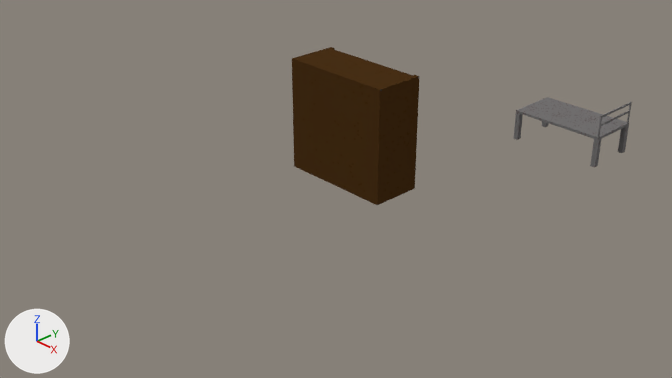
One commit to the Blender file models/blender/admin_room.blend: the scene before it, then after it.
Camera for both pictures: the file's camera 'Camera'. The lights are fixed; the arrows at lower left show +X, +Y and +Z.
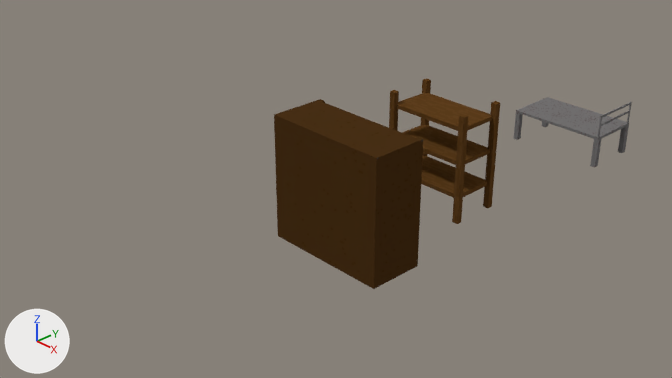
Boxes [x1, y1, x2, y2] around the edits, measured in the pictures (672 x 378 px):
```json
{"object": "Cube", "change": "moved", "before": [292, 47, 419, 205], "after": [274, 99, 423, 289]}
{"object": "shelf_storage", "change": "added", "after": [389, 78, 500, 224], "on screen": "brown"}
```

Edits to the scene script, one JSON object a line:
```json
{"op": "add", "block": "img_shelf_storage_uv", "code": ["img_shelf_storage_uv = load_image('shelf_storage_uv', 'shelf_storage_uv.png', 128, 128, 'sRGB')"]}
{"op": "add", "block": "mat_material_002", "code": ["mat_material_002 = principled_material('Material.002')", "mat_material_002.texture = img_shelf_storage_uv", "mat_material_002.specular_ior_level = 0.0"]}
{"op": "add", "block": "me_cube_006", "code": ["me_cube_006 = bpy.data.meshes.new('Cube.006')", "me_cube_006.from_pydata(...)  # a box spanning x -0.5..0.5, y -0.27..0.27, z -0.03..0.03; a box spanning x 0.47..0.54, y 0.24..0.31, z -0.38..1.22; a box spanning x 0.47..0.54, y -0.3..-0.23, z -0.38..1.21; a box spanning x -0.54..-0.47, y 0.24..0.31, z -0.38..1.22; a box spanning x -0.54..-0.47, y -0.3..-0.23, z -0.38..1.21; a box spanning x -0.5..0.5, y -0.27..0.27, z 0.47..0.53; a box spanning x -0.5..0.5, y -0.27..0.27, z 0.97..1.03", "me_cube_006.materials.append(mat_material_002)  # picture img_shelf_storage_uv"]}
{"op": "set", "path": "ob_cube.location", "old": "(0.0, 0.0, 0.701)", "new": "(1.226, -1.301, 0.701)"}
{"op": "add", "block": "ob_shelf_storage", "code": ["ob_shelf_storage = bpy.data.objects.new('shelf_storage', me_cube_006)", "ob_shelf_storage.location = (1.12, 0.598, 0.3)", "ob_shelf_storage.scale = (1.0, 1.0, 0.8)"]}
```
